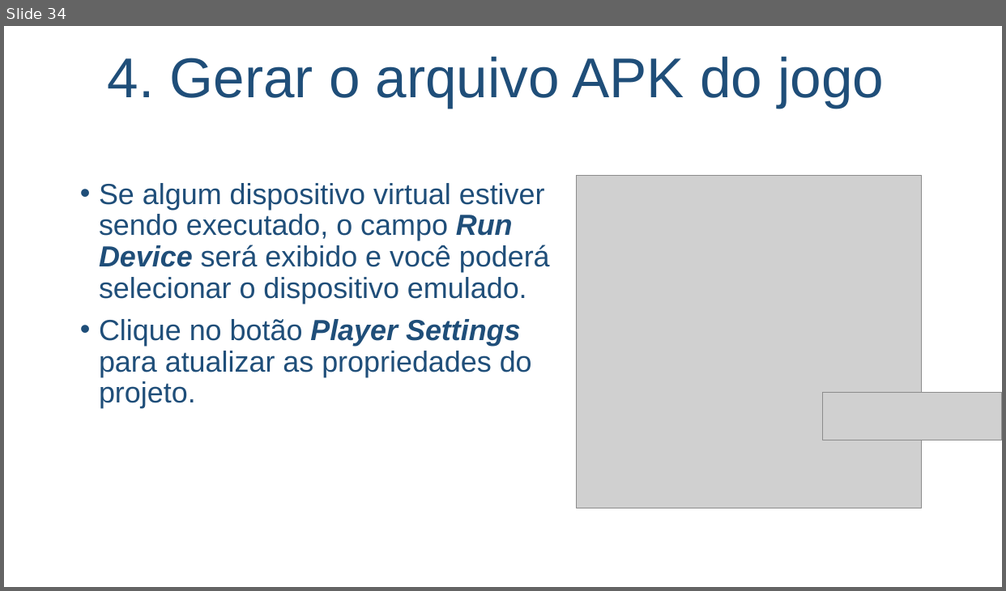
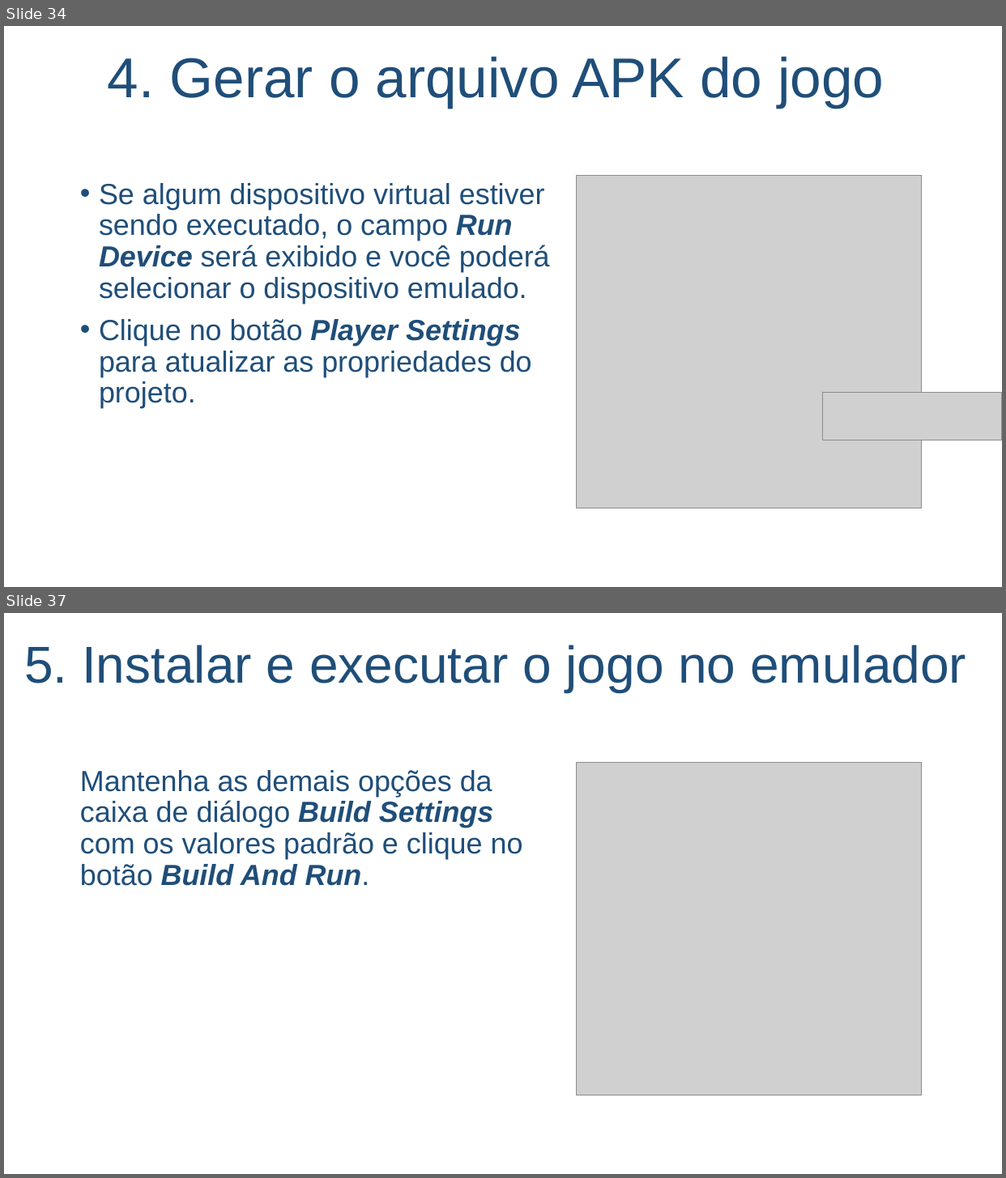
Before and after one commit to salmo-jr/public-slides, a slide deck: building-games-for-Android.pptx. Shown one above the other, each under a label of ours: slide 34 before the commit, slides 34 and 37 after it; the slides between them are not shown. The pictures are 1006x591 and 1006x1178 pixels, drawn with LibreOffice and Linux fonts; fonts in the diff are those of the drawing; grey boxes stand for pictures; background and template pictures are left out. Boxes give left, top, right and bottom in pixels: in the first picture for what was removed or moved away, otherwise in the second. Text is boxed around its words. In the diff, an @@ line names an element or a change of style, - is before the commit and + after.

```diff
--- a/building-games-for-Android.pptx
+++ b/building-games-for-Android.pptx
@@ slide 37 added at box(4, 613, 1002, 1174), background picture (left out) @@
@@ text added at box(24, 645, 966, 692), 50 pt, text #1F4E79 @@
+5. Instalar e executar o jogo no emulador
@@ text added at box(80, 770, 523, 886), 28 pt, text #1F4E79 @@
+Mantenha as demais opções da caixa de diálogo Build Settings com os valores padrão e clique no botão Build And Run.
@@ picture added at box(577, 763, 922, 1096) @@
```
Also in this commit, not shown: 2 slides changed, 1 other slide added, 1 slide removed.
